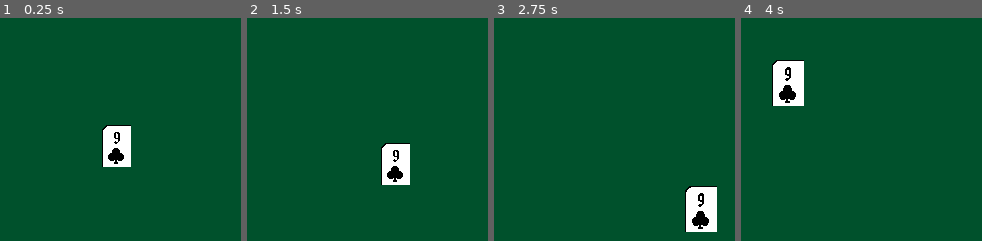
Above: before the commit, frames 1-4 (left to right).
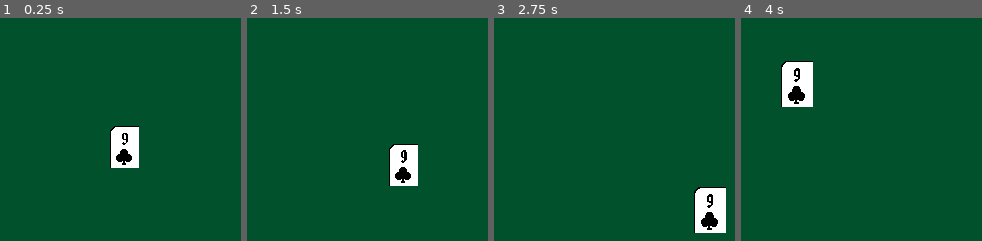
Above: after the commit, the same moments.

Repository: CJ5518/cribbage-scorer
Game: Godot game, scene res://scenes/hand_discard_chooser.tscn
Same seed, same stepped clock (60 frames per second), same inputs: the game is played once before the commit and once after it.
Inputs (mouse positions are in pixels of both pictures, inside the frame that each line leads up to):
- Up to frame 1 (0.25 s): no input
- Up to frame 2 (1.5 s): tap Enter at 0.5 s; move the mouse to (outside the picture) at 0.52 s; press the mouse at (outside the picture) at 0.53 s; hold D (card_viewer_suit_up) 0.53-1.25 s; release the mouse at (outside the picture) at 1.25 s; tap Space at 1.25 s; drag from (321, 203) to (outside the picture) at 1.27 s
- Up to frame 3 (2.75 s): tap Enter at 2 s; move the mouse to (outside the picture) at 2.02 s; hold D (card_viewer_suit_up) from 2.03 s (still down); tap Mouse wheel up (scroll_up) at 2.1 s
- Up to frame 4 (4 s): release D (card_viewer_suit_up) at 2.75 s; tap Space at 2.75 s; drag from (outside the picture) to (753, 131) at 2.77 s; tap Enter at 3.5 s; move the mouse to (outside the picture) at 3.52 s; hold A (card_viewer_suit_down) from 3.53 s (still down); tap Alt at 3.6 s

The runs differ from the first frame. In frame 1, 1.9% of the frame differs, in the area x 42-58%, y 47-68%; in frame 2, 2.0%; in frame 3, 2.4%, in the area x 79-97%, y 75-97%; in frame 4, 2.4%.

Commit message:
Changes pre fix

Diff:
--- a/scenes/hand_discard_chooser.tscn
+++ b/scenes/hand_discard_chooser.tscn
@@ -7,4 +7,4 @@
 script = ExtResource("1_5ba5p")
 
 [node name="CardSprite" parent="." instance=ExtResource("1_digok")]
-position = Vector2(219, 119)
+position = Vector2(227, 120)
--- a/scripts/cards.gd
+++ b/scripts/cards.gd
@@ -10,7 +10,7 @@
 }
 
 #Takes a value 1-13 and returns A,2,3,4...,9,10,J,Q,K
-static func valueToCharacters(value):
+static func valueToCharacters(value) -> String:
 	if value >= 2 and value <= 10:
 		return str(value)
 	match value:
@@ -24,3 +24,15 @@
 			return "K"
 	#If all else fails return E for error
 	return "E"
+
+static func suitToString(suit) -> String:
+	match suit:
+		Cards.SUIT.CLUB:
+			return "Club"
+		Cards.SUIT.SPADE:
+			return "Spade"
+		Cards.SUIT.DIAMOND:
+			return "Diamond"
+		Cards.SUIT.HEART:
+			return "Heart"
+	return "Error"
--- a/scripts/cribbage.gd
+++ b/scripts/cribbage.gd
@@ -113,10 +113,15 @@
 	var score: int = 0
 
 	score += countFlush(hand, cut, crib)
+	print(score)
 	score += countNobs(hand, cut, crib)
+	print(score)
 	score += countPairs(hand, cut, crib)
+	print(score)
 	score += countFifteens(hand, cut, crib)
+	print(score)
 	score += countRuns(hand, cut, crib)
+	print(score)
 
 
 	return score
--- a/scripts/hand_discard_chooser.gd
+++ b/scripts/hand_discard_chooser.gd
@@ -1,10 +1,64 @@
 extends Node2D
+
+#Example hand that has a very obvious play
+var testHand = [
+	[5, Cards.SUIT.CLUB],
+	[5, Cards.SUIT.SPADE],
+	[5, Cards.SUIT.HEART],
+	[5, Cards.SUIT.DIAMOND],
+	[1, Cards.SUIT.CLUB],
+	[2, Cards.SUIT.CLUB]
+]
+
+func printCardArray(arr: Array):
+	for q in range(arr.size()):
+		print(str(arr[q][0]) + " " + Cards.suitToString(arr[q][1]))
+
+#Run every possible discard and see what's up
+func array6choose4(arr: Array):
+	var tmp = arr.duplicate_deep()
+	var startAt = 0
+	for q in range(0, arr.size()):
+		tmp.pop_at(q)
+		var tmp2 = tmp.duplicate_deep()
+		for i in range(startAt, arr.size() - 1):
+			tmp2.pop_at(i)
+			printCardArray(tmp2)
+			evaluateHandChoice(tmp2, arr)
+			tmp2 = tmp.duplicate_deep()
+		tmp = arr.duplicate_deep()
+		startAt += 1
+
+func countOccurencesOfValInHand(hand: Array, val: int) -> int:
+	var ret = 0
+	for q in range(0, hand.size()):
+		if hand[q][0] == val:
+			ret += 1
+	return ret
+
+func evaluateHandChoice(hand, originalHand):
+	var results
+	var fourKind = countOccurencesOfValInHand(hand, hand[0][0]) == 4
+	for q in range(1, 14):
+		if fourKind and q == hand[0][0]:
+			pass
+		else:
+			if fourKind and q == 6:
+				pass
+			var handScore = Cribbage.countHand(hand, [q,0], false)
+			var leftInDeck = 4 - countOccurencesOfValInHand(originalHand, q)
+			var probability = leftInDeck / 46.0
+			results = [handScore, probability]
+			print("Cut val: " + str(q))
+			print(str(handScore) + " " + str(probability))
+	return results
 
 var panAndZoom: PanAndZoom
 # Called when the node enters the scene tree for the first time.
 func _ready() -> void:
 	panAndZoom = PanAndZoom.new(get_viewport(), self)
+	array6choose4(testHand)
 
 # Called every frame. 'delta' is the elapsed time since the previous frame.
-func _process(delta: float) -> void:
+func _process(_delta: float) -> void:
 	panAndZoom.onProcess()
--- a/test/unit/test_cribbage.gd
+++ b/test/unit/test_cribbage.gd
@@ -57,3 +57,4 @@
 	var suit = Cards.SUIT.HEART
 	assertScoreIs([[4,suit],[5,suit],[3,suit],[6,suit]], [4,Cards.SUIT.SPADE], false, 18)
 	assertScoreIs([[4,suit],[5,suit],[6,Cards.SUIT.SPADE],[6,suit]], [4,Cards.SUIT.SPADE], false, 24)
+	assertScoreIs([[5, suit],[5,Cards.SUIT.CLUB],[5,suit],[5,suit]], [6,0], false, 20)
